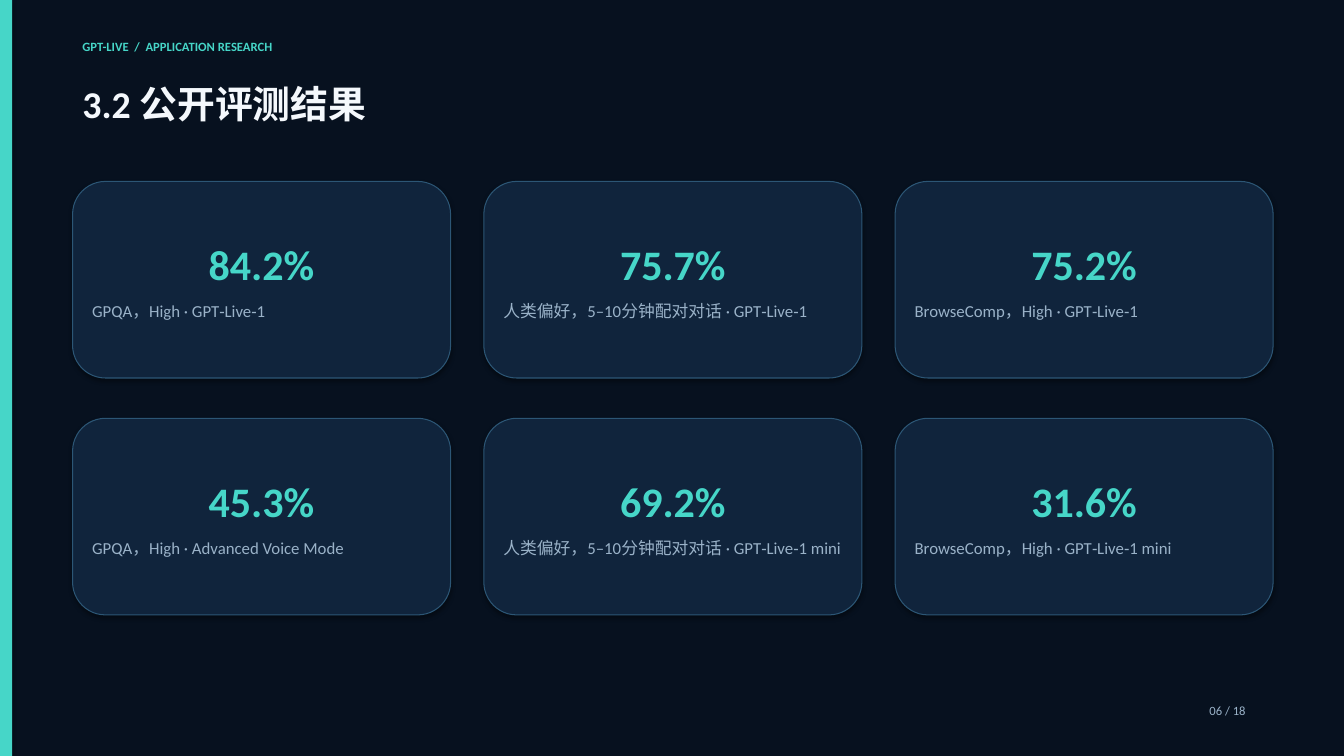
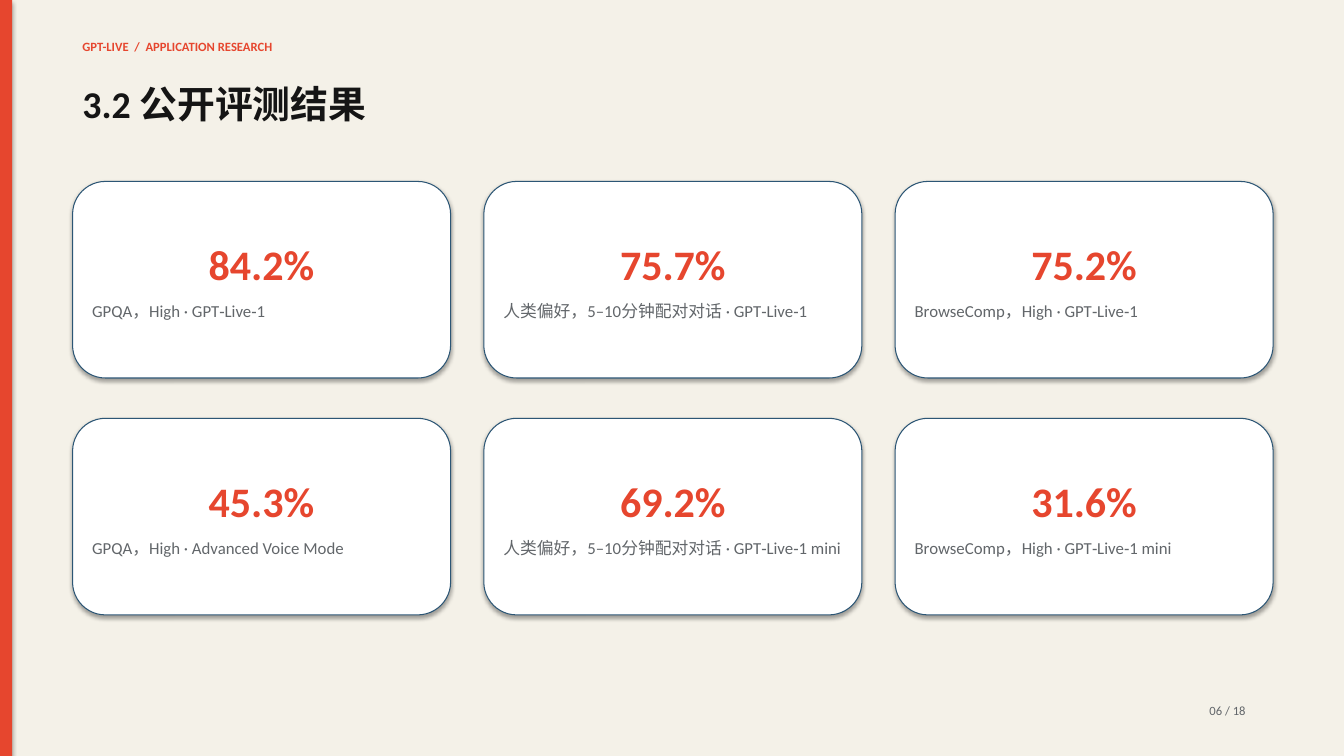
Before and after one commit to sushioo170506-ship-it/northstar, a slide deck: slide 6 of outputs/gpt-live-application-research/gpt-live应用探索研究报告-汇报版.pptx. Drawn at 1344x756 pixels with LibreOffice and Linux fonts; fonts in the diff are those of the drawing. Boxes give left, top, right and bottom in pixels: in the first picture for what was removed or moved away, otherwise in the second. Text is boxed around its words. In the diff, an @@ line names an element or a change of style, - is before the commit and + after.

```diff
--- a/outputs/gpt-live-application-research/gpt-live应用探索研究报告-汇报版.pptx
+++ b/outputs/gpt-live-application-research/gpt-live应用探索研究报告-汇报版.pptx
@@ background #07111F to #F4F1E8 @@
@@ rectangle at (0, 0, 12, 756): fill #46D6C8 to #E6462E @@
@@ text "GPT-LIVE / APPLICATION RESEARCH" at (82, 42, 272, 51): text colour #46D6C8 to #E6462E @@
@@ text "3.2 公开评测结果" at (82, 86, 366, 122): text colour #F4F8FC to #151515 @@
@@ rounded rectangle "84.2%" at (73, 181, 451, 378): text colour #46D6C8 to #E6462E in "84.2%"; text colour #9AB2C8 to #62666A in "GPQA，High · GPT‑Live‑1"; fill #10243C to #FFFFFF @@
@@ rounded rectangle "75.7%" at (484, 181, 862, 378): text colour #46D6C8 to #E6462E in "75.7%"; text colour #9AB2C8 to #62666A in "人类偏好，5–10分钟配对对话 · GPT‑Live‑1"; fill #10243C to #FFFFFF @@
@@ rounded rectangle "75.2%" at (895, 181, 1273, 378): text colour #46D6C8 to #E6462E in "75.2%"; text colour #9AB2C8 to #62666A in "BrowseComp，High · GPT‑Live‑1"; fill #10243C to #FFFFFF @@
@@ rounded rectangle "45.3%" at (73, 418, 451, 615): text colour #46D6C8 to #E6462E in "45.3%"; text colour #9AB2C8 to #62666A in "GPQA，High · Advanced Voice Mode"; fill #10243C to #FFFFFF @@
@@ rounded rectangle "69.2%" at (484, 418, 862, 615): text colour #46D6C8 to #E6462E in "69.2%"; text colour #9AB2C8 to #62666A in "人类偏好，5–10分钟配对对话 · GPT‑Live‑1 mini"; fill #10243C to #FFFFFF @@
@@ rounded rectangle "31.6%" at (895, 418, 1273, 615): text colour #46D6C8 to #E6462E in "31.6%"; text colour #9AB2C8 to #62666A in "BrowseComp，High · GPT‑Live‑1 mini"; fill #10243C to #FFFFFF @@
@@ text "06 / 18" at (1209, 706, 1246, 715): text colour #9AB2C8 to #62666A @@
```
Also in this commit, not shown: 17 other slides changed, 6 other files.
